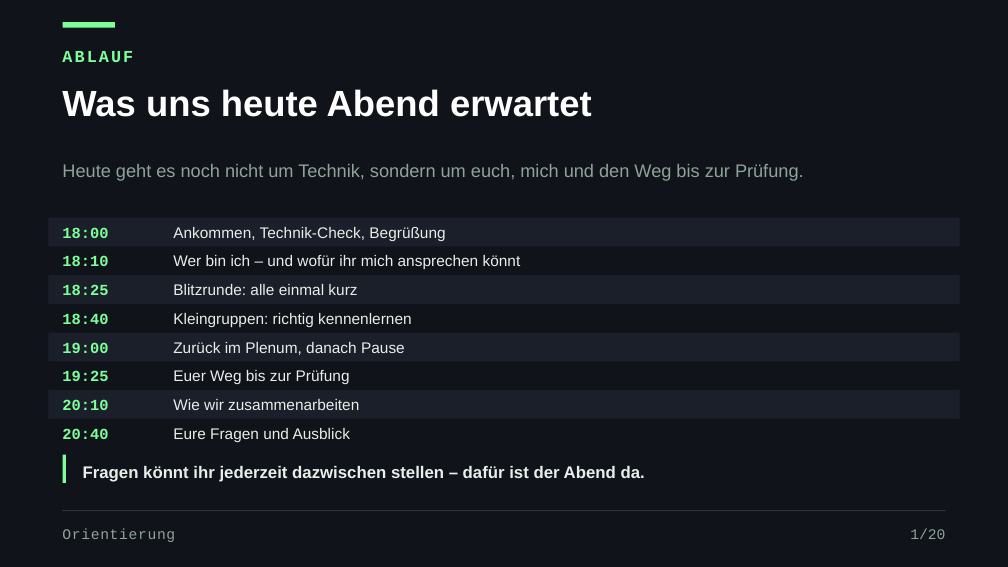
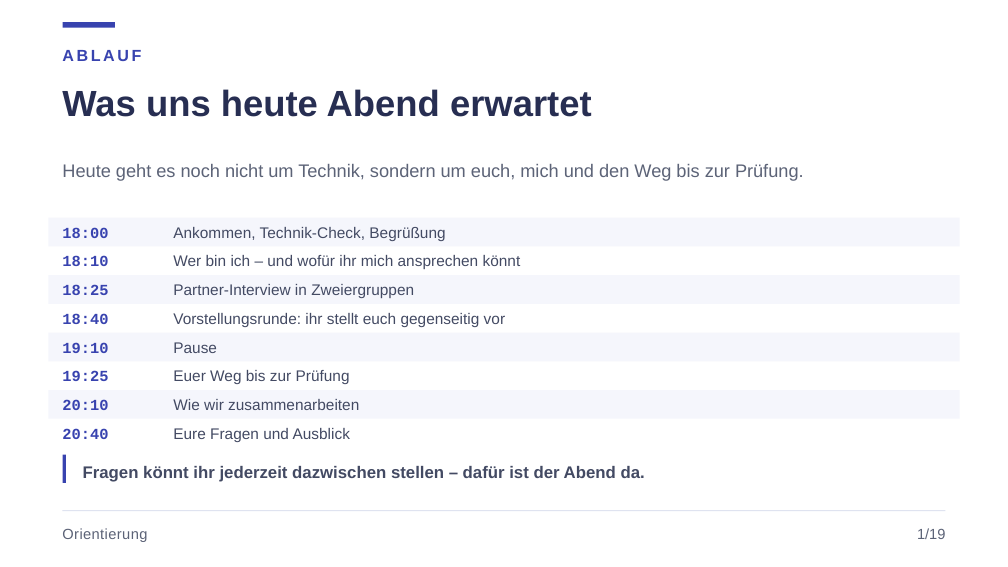
Before and after one commit to JacobMenge/kurs-unterlagen, a slide deck: slide 2 of folien/dist/00-orientierung.pptx. Drawn at 1008x567 pixels with LibreOffice and Linux fonts; fonts in the diff are those of the drawing. Boxes give left, top, right and bottom in pixels: in the first picture for what was removed or moved away, otherwise in the second. Text is boxed around its words. In the diff, an @@ line names an element or a change of style, - is before the commit and + after.

Commit message:
folien: helles cloudhelden-design, partner-interview statt kennenlernspiel

```diff
--- a/folien/dist/00-orientierung.pptx
+++ b/folien/dist/00-orientierung.pptx
@@ background #10131A to #FFFFFF @@
@@ rectangle at (62, 22, 115, 28): fill #7DFF9A to #3843AF @@
@@ text "ABLAUF" at (62, 50, 141, 61): size 12 to 11.5 pt, font Courier New to Arial, text colour #7DFF9A to #3843AF, letter spacing 1.5 to 1.8 pt @@
@@ text "Was uns heute Abend erwartet" at (62, 89, 592, 117): text colour #FFFFFF to #272E52 @@
@@ text "Heute geht es noch nicht ..." at (62, 164, 804, 181): text colour #8FA398 to #5C6377 @@
@@ text at (173, 284, 414, 298): text changed; text colour #E6EFE9 to #434A63 @@
-Blitzrunde: alle einmal kurz
+Partner-Interview in Zweiergruppen
@@ text at (173, 313, 505, 327): text changed; text colour #E6EFE9 to #434A63 @@
-Kleingruppen: richtig kennenlernen
+Vorstellungsrunde: ihr stellt euch gegenseitig vor
@@ text at (62, 342, 108, 353): text changed; text colour #7DFF9A to #3843AF @@
-19:00
+19:10
@@ text at (173, 342, 217, 353): text changed; text colour #E6EFE9 to #434A63 @@
-Zurück im Plenum, danach Pause
+Pause
@@ fill #1A1F29 to #F5F6FC in 4 elements at (48, 218, 960, 246), (48, 275, 960, 303), (48, 333, 960, 361), (48, 390, 960, 418) @@
@@ text colour #7DFF9A to #3843AF in 7 elements at (62, 227, 108, 238), (62, 255, 108, 266), (62, 284, 108, 295), (62, 313, 108, 324), (62, 370, 108, 381), (62, 399, 108, 410), (62, 428, 108, 439) @@
@@ rectangle at (62, 455, 67, 483): fill #7DFF9A to #3843AF @@
@@ text colour #E6EFE9 to #434A63 in 6 elements at (173, 227, 445, 241), (173, 255, 521, 269), (173, 370, 350, 384), (173, 399, 359, 410), (173, 428, 350, 442), (83, 466, 645, 482) @@
@@ text "Orientierung" at (62, 528, 147, 542): font Courier New to Arial, text colour #8FA398 to #5C6377, letter spacing 0.5 to 0.3 pt @@
@@ line (62, 511) - (946, 511): stroke #2C3442 0.75 pt to #DFE3F0 0.75 pt @@
@@ text at (917, 528, 945, 539): text changed; font Courier New to Arial; text colour #8FA398 to #5C6377 @@
-1/20
+1/19
```
Also in this commit, not shown: 21 other slides changed, 2 slides added, 3 slides removed, 4 other files.
